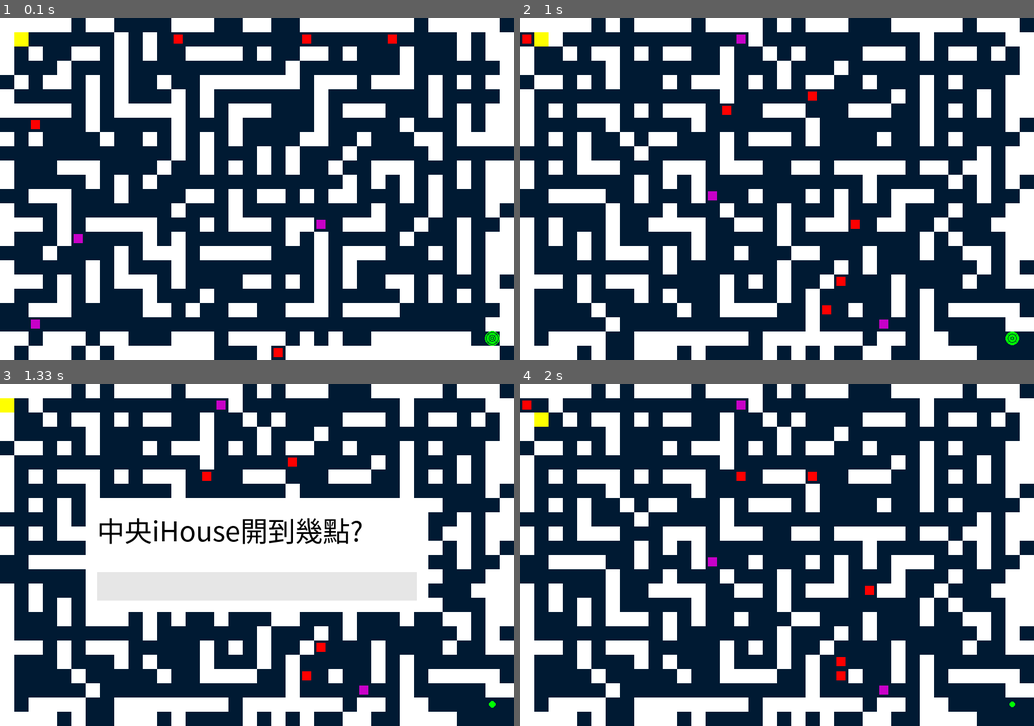
Above: before the commit, frames 1-4 (two rows, left to right).
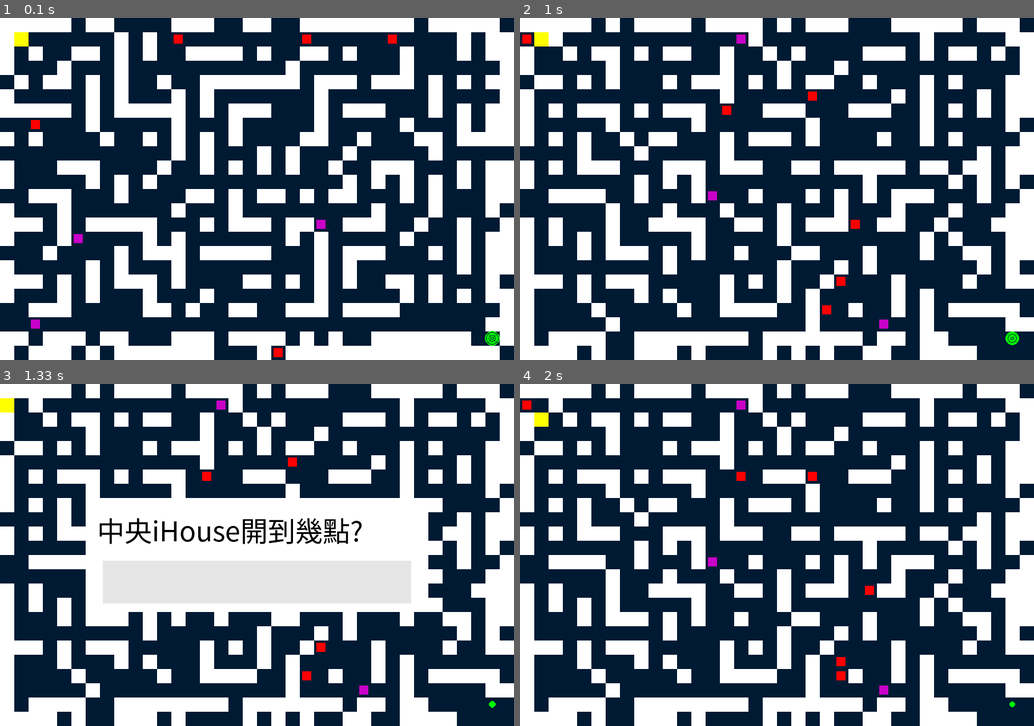
Above: after the commit, the same moments.

Repository: RileyTseng/Pygame
Game: pygame game, started from main.py
Same seed, same stepped clock (60 frames per second), same inputs: the game is played once before the commit and once after it.
Inputs:
- Up to frame 1 (0.1 s): no input
- Up to frame 2 (1 s): tap Space at 0.33, 0.67 s
- Up to frame 3 (1.33 s): hold Left from 1 s (still down)
- Up to frame 4 (2 s): release Left at 1.53 s; tap Enter at 1.57 s; hold Down from 1.9 s (still down)

Frames 1-2 are identical in both runs. In frame 3, 2.7% of the frame differs, in the area x 18-82%, y 51-65%; in frame 4, nothing differs.

Commit message:
debug 答案框顯示、打字問題、修改題庫

Diff:
--- a/main.py
+++ b/main.py
@@ -78,8 +78,8 @@
 
 # 題庫（問題 -> 答案）
 QUESTIONS = [
-    ("中央大學後門那條路叫甚麼?", "中央路"),
-    ("中央松果餐廳的飲料店叫甚麼?", "Comebuy"),
+    ("中央大學英文全名", "National Central University"),
+    ("中央松果餐廳的飲料店叫?", "Comebuy"),
     ("中央裡面的全家打幾折", "85折"),
     ("中央裡面的7-11打幾折", "9折"),
     ("中央iHouse開到幾點?", "21:00"),
@@ -558,20 +558,39 @@
         q_text = font.render(quiz_current['question'], True, (0,0,0))
         screen.blit(q_text, (box_x + 20, box_y + 20))
         # input box bottom area
-        input_box = (box_x + 20, box_y + box_h - 70, box_w - 40, 50)
+        # 增加作答框寬度（原本 box_w - 40，改為 box_w * 1.5 - 40，並限制不超過畫面寬度-40）
+        # 作答框長度為白色區域的0.9倍，左右有邊界
+        input_box_width = int(box_w * 0.9)
+        input_box_height = int(50 * 1.5)
+        input_box_x = box_x + (box_w - input_box_width) // 2
+        input_box_y = box_y + box_h - input_box_height - 15
+        input_box = (input_box_x, input_box_y, input_box_width, input_box_height)
         pygame.draw.rect(screen, (230,230,230), input_box)
-        input_text = font.render(quiz_current.get('input', ''), True, (0,0,0))
-        screen.blit(input_text, (input_box[0] + 10, input_box[1] + 10))
-        # caret blinking when focused
+        # 處理作答內容超出框時的水平捲動
+        user_input = quiz_current.get('input', '')
+        input_text = font.render(user_input, True, (0,0,0))
+        max_text_width = input_box[2] - 20  # 框內可用寬度（左右各留 10px）
+        if input_text.get_width() > max_text_width:
+            # 計算要顯示的子字串（從右邊開始顯示）
+            cut = len(user_input)
+            while cut > 0 and font.render(user_input[-cut:], True, (0,0,0)).get_width() > max_text_width:
+                cut -= 1
+            display_text = user_input[-cut:]
+            display_render = font.render(display_text, True, (0,0,0))
+        else:
+            display_text = user_input
+            display_render = input_text
+        screen.blit(display_render, (input_box[0] + 10, input_box[1] + 10))
+        # caret blinking when focused，游標位置跟隨顯示文字
         if quiz_input_focused:
             now = pygame.time.get_ticks()
             if now - quiz_caret_last >= 500:
                 quiz_caret_last = now
             # blink on/off every 500ms
             if (now // 500) % 2 == 0:
-                caret_x = input_box[0] + 10 + input_text.get_width()
+                caret_x = input_box[0] + 10 + display_render.get_width()
                 caret_y1 = input_box[1] + 8
-                caret_y2 = input_box[1] + 8 + input_text.get_height()
+                caret_y2 = input_box[1] + 8 + display_render.get_height()
                 pygame.draw.line(screen, (0,0,0), (caret_x, caret_y1), (caret_x, caret_y2), 2)
 
     pygame.display.flip()
@@ -698,33 +717,28 @@
         if event.type==pygame.QUIT:
             running = False
         elif event.type==pygame.KEYDOWN:
-            # If quiz overlay is active, capture text input for it and skip normal key handling
+            # If quiz overlay is active, only handle special keys here (Enter, Backspace, Tab)
             if quiz_active:
                 if event.key == pygame.K_RETURN or event.key == pygame.K_KP_ENTER:
                     # submit answer
                     if quiz_current is not None:
                         user_ans = quiz_current['input'].strip()
-                        # case-insensitive compare for ascii answers
                         correct = user_ans.lower() == quiz_current['answer'].strip().lower()
                         idx = quiz_current['index']
                         if correct:
                             if 0 <= idx < len(quiz_monsters):
-                                # remove the quiz monster from the map on success
                                 del quiz_monsters[idx]
                             quiz_active = False
                             quiz_current = None
-                            # stop text input and unfocus
                             try:
                                 pygame.key.stop_text_input()
                             except Exception:
                                 pass
                             quiz_input_focused = False
                         else:
-                            # wrong -> clear the stored question for that monster so it will re-pick next time
                             if 0 <= idx < len(quiz_monsters):
                                 quiz_monsters[idx]['question'] = None
                                 quiz_monsters[idx]['answer'] = None
-                            # send player back to start
                             player['x'], player['y'] = 1, 1
                             path_history.append((player['x'], player['y']))
                             quiz_active = False
@@ -737,11 +751,8 @@
                 elif event.key == pygame.K_BACKSPACE:
                     if quiz_current is not None:
                         quiz_current['input'] = quiz_current['input'][:-1]
-                else:
-                    if quiz_current is not None and event.unicode and quiz_input_focused:
-                        # limit input length
-                        if len(quiz_current['input']) < 120:
-                            quiz_current['input'] += event.unicode
+                elif event.key == pygame.K_TAB:
+                    quiz_input_focused = not quiz_input_focused
                 # don't process other keys while in quiz
                 continue
 
